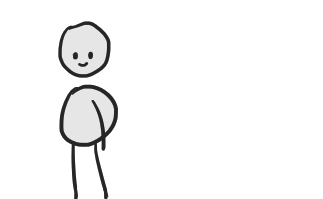
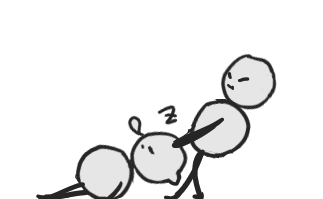
Layers edited between the first and the second 323 x 199 image:
pixels changed over box(36, 21, 277, 199) (layer not identified)
